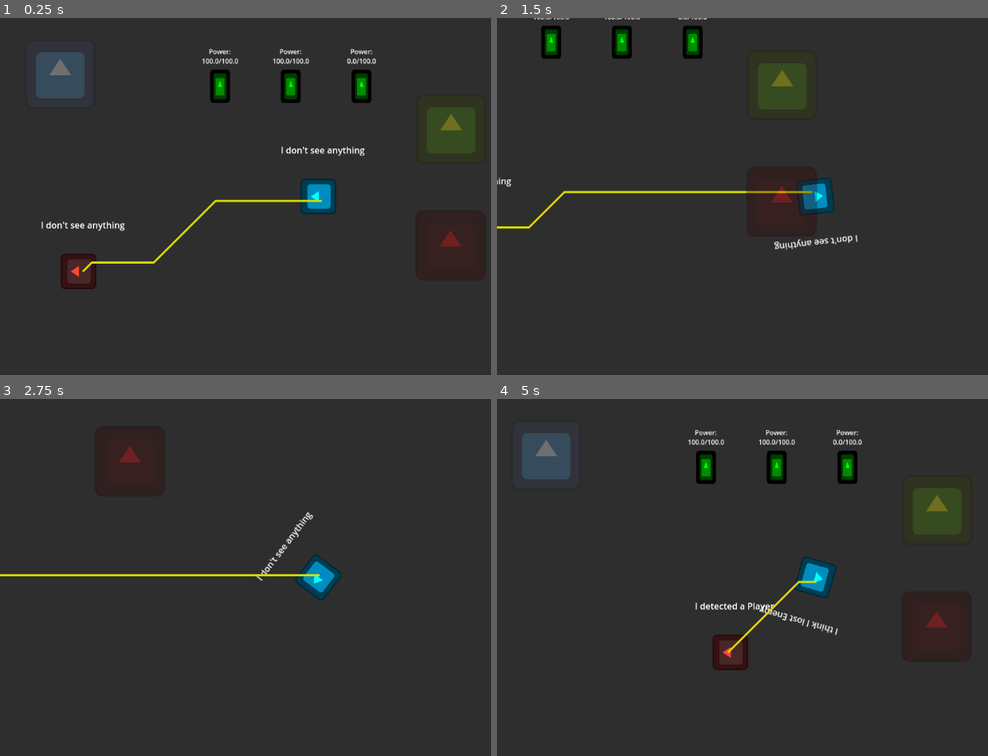
Above: before the commit, frames 1-4 (two rows, left to right).
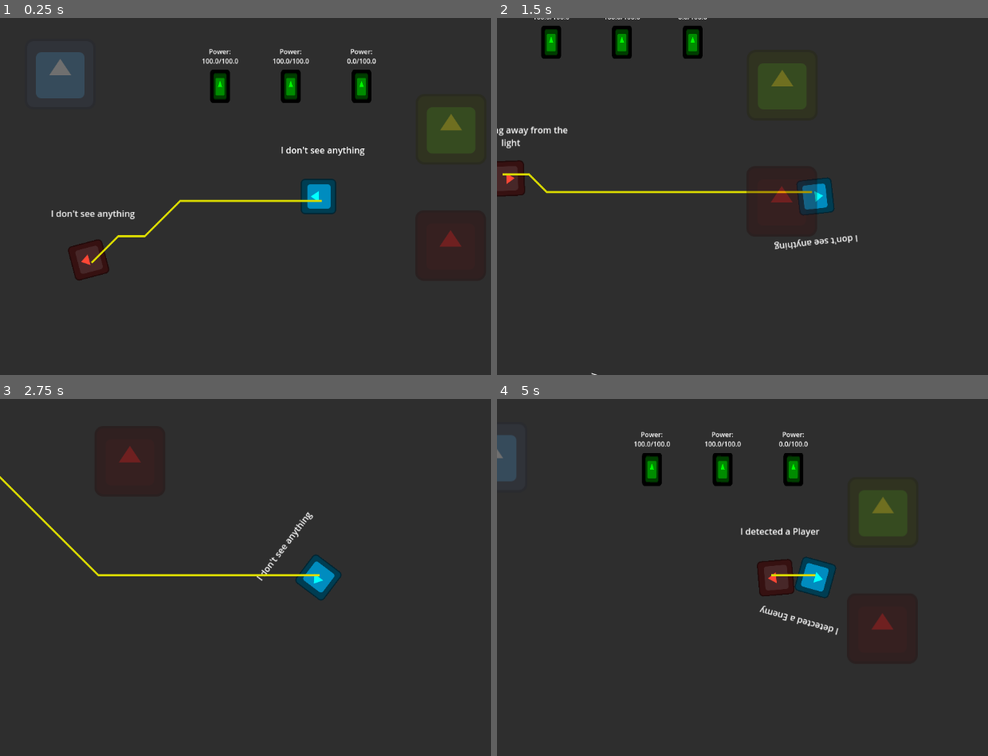
Above: after the commit, the same moments.

Repository: haladrias/godot_wild_jam_82_project
Game: Godot game, scene res://scenes/main.tscn
The game is run twice, just before and just after one commit, with the same random seed, the same clock (stepped at 60 frames per second) and the same inputs. The engine's default icon, where the game draws it, is replaced by a stand-in: a white triangle on a blue panel in a dark square.
Inputs (mouse positions are in pixels of both pictures, inside the frame that each line leads up to):
- Up to frame 1 (0.25 s): no input
- Up to frame 2 (1.5 s): move the mouse to (953, 178) at 0.52 s; hold D (move_right) 0.53-1.28 s; hold Space (space_bar) 0.53-1.28 s; move the mouse to (688, 214) at 1.27 s; hold S (move_down) from 1.28 s (still down); tap Space (space_bar) at 1.35 s
- Up to frame 3 (2.75 s): move the mouse to (382, 498) at 2.02 s; release S (move_down) at 2.03 s; hold D (move_right) from 2.03 s (still down); hold Space (space_bar) from 2.03 s (still down)
- Up to frame 4 (5 s): move the mouse to (781, 648) at 2.77 s; release D (move_right) at 2.78 s; release Space (space_bar) at 2.78 s; hold W (move_up) 2.78-3.53 s; tap Space (space_bar) at 2.85, 4.35 s; move the mouse to (outside the picture) at 3.52 s; hold Space (space_bar) 3.53-4.28 s; hold A (move_left) from 3.53 s (still down); move the mouse to (624, 523) at 4.27 s

The runs differ from the first frame. In frame 1, 1.5% of the frame differs, in the area x 8-44%, y 50-76%; in frame 2, 0.9%; in frame 3, 0.3%; in frame 4, 8.9%, in the area x 0-95%, y 8-76%.

Commit message:
FEATURE: Add FloodLight component with detection logic and integrate into scene with enemy pathing

Diff:
--- a/project.godot
+++ b/project.godot
@@ -58,6 +58,11 @@
 "events": [Object(InputEventKey,"resource_local_to_scene":false,"resource_name":"","device":-1,"window_id":0,"alt_press …(189 unchanged characters)…
 ]
 }
+shift_space_bar={
+"deadzone": 0.2,
+"events": [Object(InputEventKey,"resource_local_to_scene":false,"resource_name":"","device":-1,"window_id":0,"alt_pressed":false,"shift_pressed":true,"ctrl_pressed":false,"meta_pressed":false,"pressed":false,"keycode":0,"physical_keycode":32,"key_label":0,"unicode":32,"location":0,"echo":false,"script":null)
+]
+}
 space_bar={
 "deadzone": 0.2,
 "events": [Object(InputEventKey,"resource_local_to_scene":false,"resource_name":"","device":-1,"window_id":0,"alt_press …(191 unchanged characters)…
--- /dev/null
+++ b/scenes/flood_light.tscn
@@ -0,0 +1,43 @@
+[gd_scene load_steps=6 format=3 uid="uid://buwb11fl3qpyr"]
+
+[ext_resource type="Script" uid="uid://bpvb5b0gbyahb" path="res://scripts/flood_light.gd" id="1_7ilp1"]
+[ext_resource type="Texture2D" uid="uid://u5lgy7gvemfw" path="res://assets/icon.svg" id="2_laxfq"]
+[ext_resource type="PackedScene" uid="uid://dlgr4gx1fp05v" path="res://scenes/power_consumer_component.tscn" id="3_2snv5"]
+[ext_resource type="PackedScene" uid="uid://bwyv3npu3jfpg" path="res://scenes/detection_component.tscn" id="4_62ow7"]
+
+[sub_resource type="RectangleShape2D" id="RectangleShape2D_d4jfq"]
+size = Vector2(132, 136)
+
+[node name="FloodLight" type="Node2D" node_paths=PackedStringArray("detection_component")]
+script = ExtResource("1_7ilp1")
+detection_component = NodePath("DetectionComponent")
+
+[node name="ConsumeArea" type="Area2D" parent="."]
+
+[node name="CollisionShape2D" type="CollisionShape2D" parent="ConsumeArea"]
+shape = SubResource("RectangleShape2D_d4jfq")
+debug_color = Color(2.83971e-06, 0.644661, 0.282626, 0.0784314)
+
+[node name="Sprite2D" type="Sprite2D" parent="."]
+self_modulate = Color(1, 0, 0, 0.309804)
+position = Vector2(-1, 0)
+texture = ExtResource("2_laxfq")
+
+[node name="DebugLabel" type="RichTextLabel" parent="."]
+offset_left = -80.0
+offset_top = 68.0
+offset_right = 88.0
+offset_bottom = 148.0
+fit_content = true
+vertical_alignment = 1
+
+[node name="PowerConsumerComponent" parent="." instance=ExtResource("3_2snv5")]
+tick_interval = 0.9
+
+[node name="DetectionComponent" parent="." instance=ExtResource("4_62ow7")]
+cone_resolution = 5
+cone_radius = 600.0
+cone_angle = 20.0
+
+[connection signal="area_entered" from="ConsumeArea" to="." method="_on_consume_area_area_entered"]
+[connection signal="area_exited" from="ConsumeArea" to="." method="_on_consume_area_area_exited"]
--- a/scenes/game.tscn
+++ b/scenes/game.tscn
@@ -8,6 +8,7 @@
 [ext_resource type="Script" uid="uid://d0sbgx6d0ds40" path="res://resources/power_source.gd" id="6_p57ef"]
 [ext_resource type="PackedScene" uid="uid://k0kdve66bkil" path="res://scenes/power_charger.tscn" id="7_u5sy4"]
 [ext_resource type="PackedScene" uid="uid://d2pvwyvuthxbj" path="res://scenes/power_consumer.tscn" id="8_gee14"]
+[ext_resource type="PackedScene" uid="uid://buwb11fl3qpyr" path="res://scenes/flood_light.tscn" id="9_0tnpc"]
 
 [sub_resource type="Resource" id="Resource_u5sy4"]
 script = ExtResource("6_p57ef")
@@ -48,3 +49,7 @@
 
 [node name="Consumer" parent="." instance=ExtResource("8_gee14")]
 position = Vector2(930, 473)
+
+[node name="FloodLight" parent="." instance=ExtResource("9_0tnpc")]
+position = Vector2(480, 851)
+rotation = -1.57079
--- a/scenes/power_consumer.tscn
+++ b/scenes/power_consumer.tscn
@@ -7,9 +7,8 @@
 [sub_resource type="RectangleShape2D" id="RectangleShape2D_d4jfq"]
 size = Vector2(132, 136)
 
-[node name="Consumer" type="Node2D" node_paths=PackedStringArray("power_consumer_component")]
+[node name="Consumer" type="Node2D"]
 script = ExtResource("1_dejmm")
-power_consumer_component = NodePath("PowerConsumerComponent")
 
 [node name="ConsumeArea" type="Area2D" parent="."]
 
@@ -31,6 +30,7 @@
 vertical_alignment = 1
 
 [node name="PowerConsumerComponent" parent="." instance=ExtResource("3_kh44e")]
+tick_interval = 1.0
 
 [connection signal="area_entered" from="ConsumeArea" to="." method="_on_consume_area_area_entered"]
 [connection signal="area_exited" from="ConsumeArea" to="." method="_on_consume_area_area_exited"]
--- a/scripts/enemy.gd
+++ b/scripts/enemy.gd
@@ -1,5 +1,9 @@
 class_name Enemy extends Entity
 @export var pathfinder: Pathfinder
+@export var flee_time: float = 1.5
+var player_pos
+var player_path
+var run_away: bool = false
 
 
 func _ready() -> void:
@@ -7,8 +11,16 @@
 	detection_component.view_cone_detection_triggered.connect(detected)
 	detection_component.view_cone_detection_stopped.connect(not_detected)
 	DebugTools.update_debug_label(debug_label, "I don't see anything")
-	SignalBus.debug_spacebar_pressed.connect(debug_movement)
-	pass
+	SignalBus.debug_spacebar_pressed.connect(debug_forward_movement)
+	SignalBus.debug_shift_spacebar_pressed.connect(debug_backward_movement)
+	get_path_info()
+
+enum RunState {
+	AWAY = -2,
+	TOWARDS = 2,
+}
+
+var run_state: RunState = RunState.TOWARDS
 
 func _process(_delta):
 	# TODO: parameters to pass into handle_movement should be self, and some other direction as determined by pathfinding
@@ -19,5 +31,41 @@
 	pathfinder.update_path()
 	return
 
-func debug_movement():
+
+func _physics_process(delta: float) -> void:
+	follow_path()
+
+func debug_forward_movement():
 	self.position.x += 50
+
+func run_away_from_light():
+	run_away = true
+	run_state = RunState.AWAY
+	entity.rotation = player_pos.direction_to(position).angle()
+	DebugTools.update_debug_label(debug_label, "I'm running away from the light")
+	await DebugTools.set_timer(flee_time)
+	run_away = false
+	run_state = RunState.TOWARDS
+	DebugTools.update_debug_label(debug_label, "I'm running towards the player")
+
+
+func debug_backward_movement():
+	self.position.x -= 50
+
+
+func get_path_info() -> void:
+	if pathfinder.line_path.is_empty():
+		return
+	player_path = pathfinder.line_path.get(1)
+	var flip = pathfinder.line_path
+	flip.reverse()
+	player_pos = flip.get(1)
+
+
+func follow_path() -> void:
+	if pathfinder.line_path.is_empty():
+		return
+	get_path_info()
+	global_position = global_position.move_toward(player_path, run_state)
+	if not run_away:
+		entity.look_at(player_pos)
--- /dev/null
+++ b/scripts/flood_light.gd
@@ -0,0 +1,18 @@
+class_name FloodLight extends PowerConsumer
+@export var detection_component: DetectionComponent
+
+# Add logic to create light beam that deters enemy
+func _ready() -> void:
+	detection_component.view_cone_detection_triggered.connect(detected)
+	detection_component.view_cone_detection_stopped.connect(not_detected)
+	DebugTools.update_debug_label(debug_label, "I don't see anything")
+
+
+func detected(body):
+	DebugTools.update_debug_label(debug_label, "I detected a " + body.name)
+	if body.is_in_group("Enemy"):
+		body.run_away_from_light()
+
+
+func not_detected(body):
+	DebugTools.update_debug_label(debug_label, "I think I lost " + body.name)
--- a/scripts/main.gd
+++ b/scripts/main.gd
@@ -11,6 +11,8 @@
 		get_tree().quit()
 	if event.is_action_pressed("restart_game"):
 		get_tree().reload_current_scene()
+	if event.is_action_pressed("shift_space_bar"):
+		SignalBus.debug_shift_spacebar_pressed.emit()
 	if event.is_action_pressed("space_bar"):
 		SignalBus.debug_spacebar_pressed.emit()
 
--- a/scripts/power_consumer.gd
+++ b/scripts/power_consumer.gd
@@ -1,6 +1,6 @@
-class_name PowerConsumer extends Node2D
+class_name PowerConsumer extends PowerConsumerComponment
 @onready var debug_label: RichTextLabel = $DebugLabel
-@export var power_consumer_component: PowerConsumerComponment
+# @export var power_consumer_component: PowerConsumerComponment # TODO: This needs a rework - it's redundant to have as a component if I can extend the class instead?
 @onready var consume_area: Area2D = $ConsumeArea
 
 var battery_connected: bool = false
@@ -16,7 +16,7 @@
 		DebugTools.update_debug_label(debug_label, str(battery.name) + " connected")
 
 		## Tell power_consumer_component to charge battery
-		power_consumer_component.start_drain(battery)
+		start_drain(battery)
 		SignalBus.battery_connected_to_consumer()
 
 func reparent_to_consumer(b) -> void:
@@ -28,7 +28,7 @@
 		if area.is_in_group("PowerSource") and battery_connected == true:
 			battery_connected = false
 			DebugTools.update_debug_label(debug_label, "Battery disconnected")
-			power_consumer_component.stop_drain()
+			stop_drain()
 		else:
 			pass
 
--- a/scripts/signal_bus.gd
+++ b/scripts/signal_bus.gd
@@ -8,6 +8,7 @@
 
 ## Debugging signals
 signal debug_spacebar_pressed
+signal debug_shift_spacebar_pressed
 signal debug_set_grid_size # Signals game.gd to update the panel size to indicate grid size
 
 ## Power management signals
Not shown: 1 places in scenes/game.tscn that only renumber resources
Not shown, added: scripts/flood_light.gd.uid
